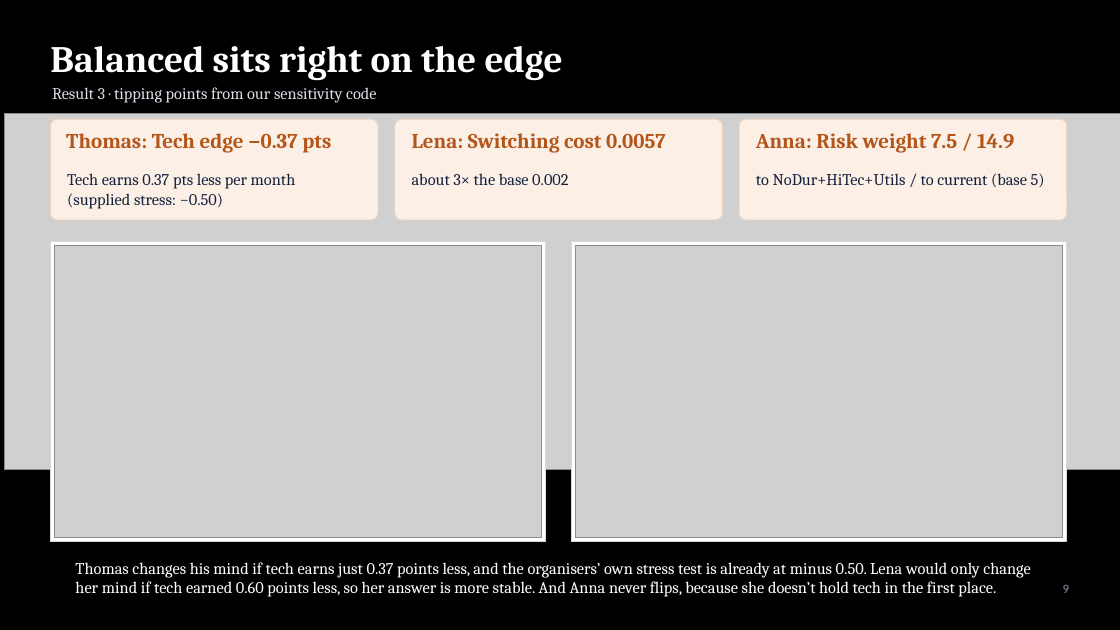
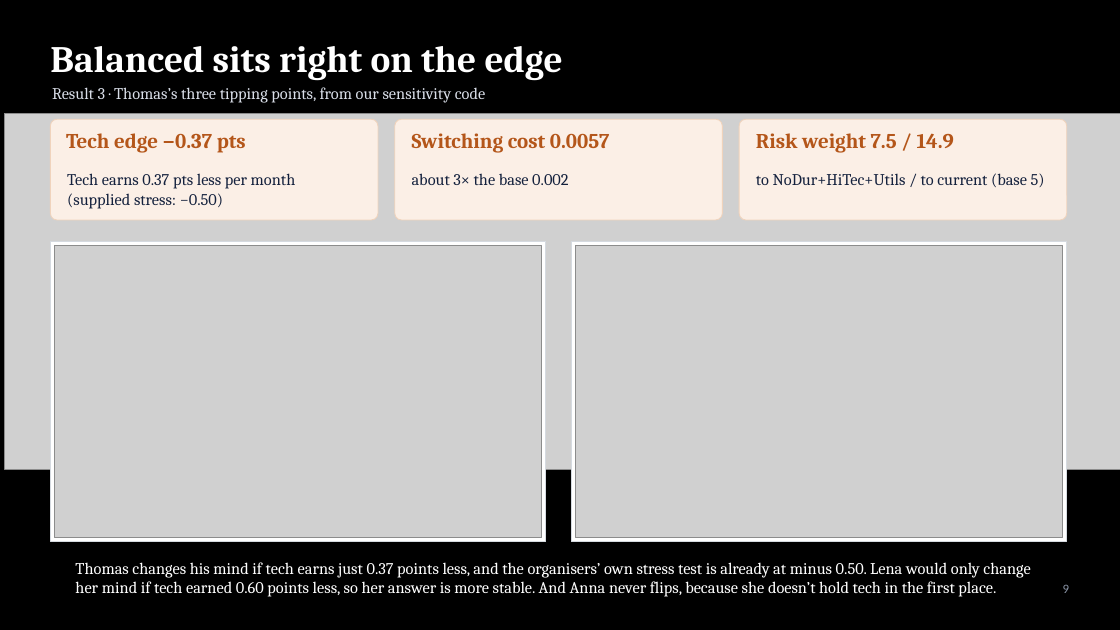
Before and after one commit to jonas221101/quantum-hackathon-finance, a slide deck: slide 9 of docs/deck/Quantum_Hackathon_28_10_updated.pptx. Drawn at 1120x630 pixels with LibreOffice and Linux fonts; fonts in the diff are those of the drawing; grey boxes stand for pictures. Boxes give left, top, right and bottom in pixels: in the first picture for what was removed or moved away, otherwise in the second. Text is boxed around its words. In the diff, an @@ line names an element or a change of style, - is before the commit and + after.

```diff
--- a/docs/deck/Quantum_Hackathon_28_10_updated.pptx
+++ b/docs/deck/Quantum_Hackathon_28_10_updated.pptx
@@ text at <box>52,87,485,103</box>: text changed @@
-Result 3 · tipping points from our sensitivity code
+Result 3 · Thomas’s three tipping points, from our sensitivity code
@@ text at <box>66,133,246,153</box>: text changed @@
-Thomas: Tech edge −0.37 pts
+Tech edge −0.37 pts
@@ text at <box>412,133,610,153</box>: text changed @@
-Lena: Switching cost 0.0057
+Switching cost 0.0057
@@ text at <box>756,133,954,153</box>: text changed @@
-Anna: Risk weight 7.5 / 14.9
+Risk weight 7.5 / 14.9
```
Also in this commit, not shown: 5 other files.
